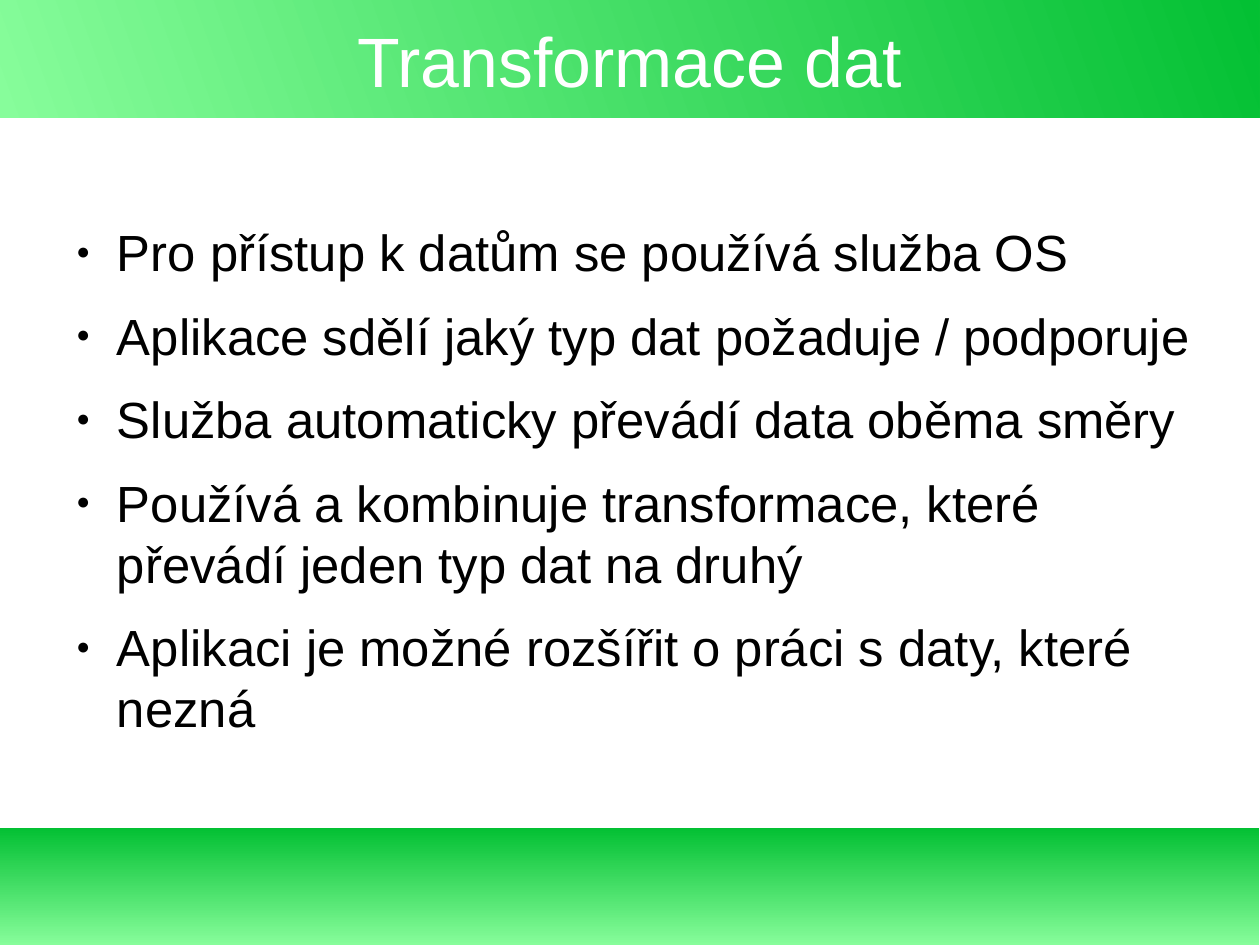
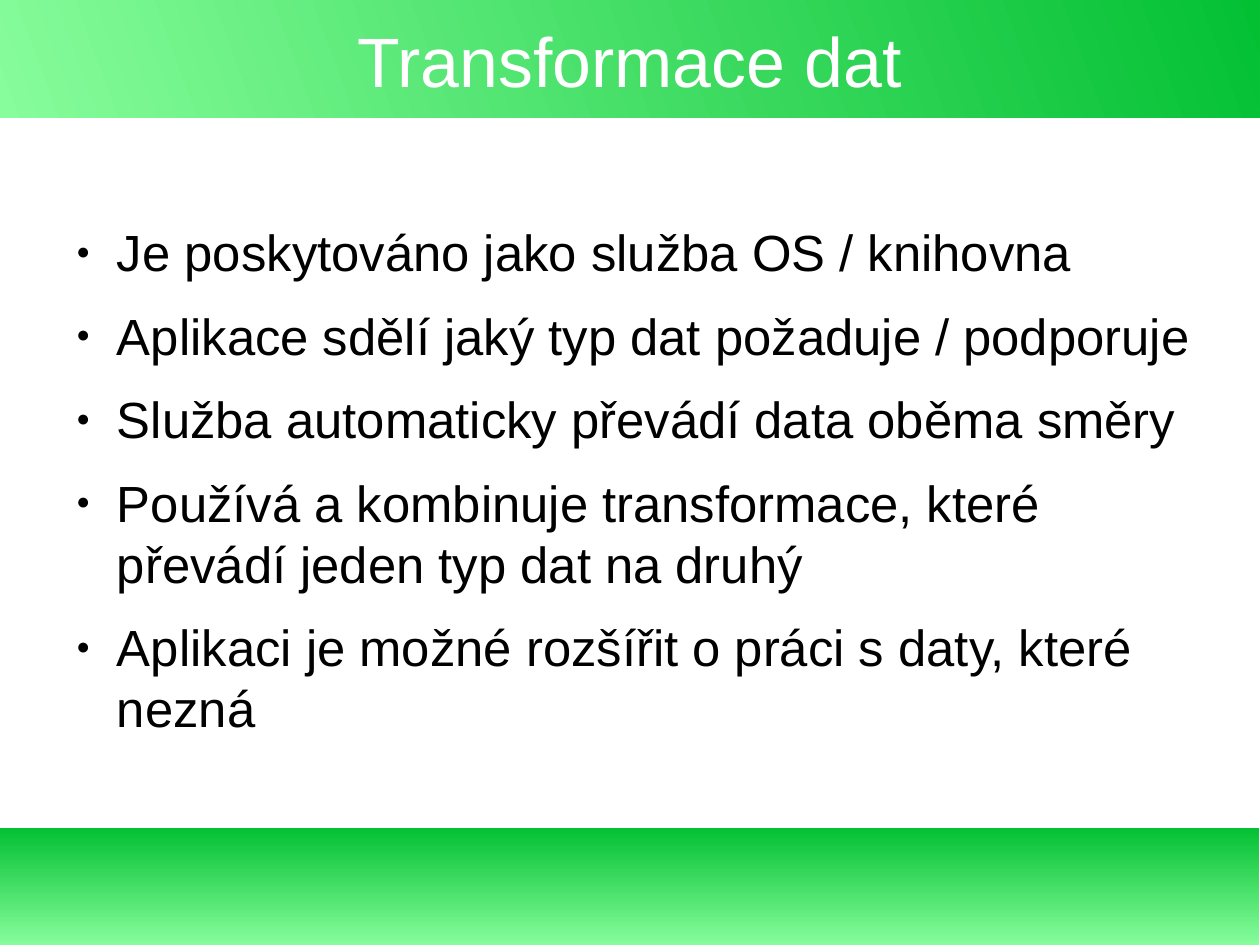
Before and after one commit to exbin/xbup-doc, a slide deck: slide 9 of presentation/XBUP Overview.odp. Drawn at 1260x945 pixels with LibreOffice and Linux fonts; fonts in the diff are those of the drawing. Boxes give left, top, right and bottom in pixels: in the first picture for what was removed or moved away, otherwise in the second. Text is boxed around its words. In the diff, an @@ line names an element or a change of style, - is before the commit and + after.

```diff
--- a/presentation/XBUP Overview.odp
+++ b/presentation/XBUP Overview.odp
@@ text at [117, 233, 1071, 282]: text changed @@
-● Pro přístup k datům se používá služba OS
+● Je poskytováno jako služba OS / knihovna
```
Also in this commit, not shown: 1 other slide changed, 2 other files.
